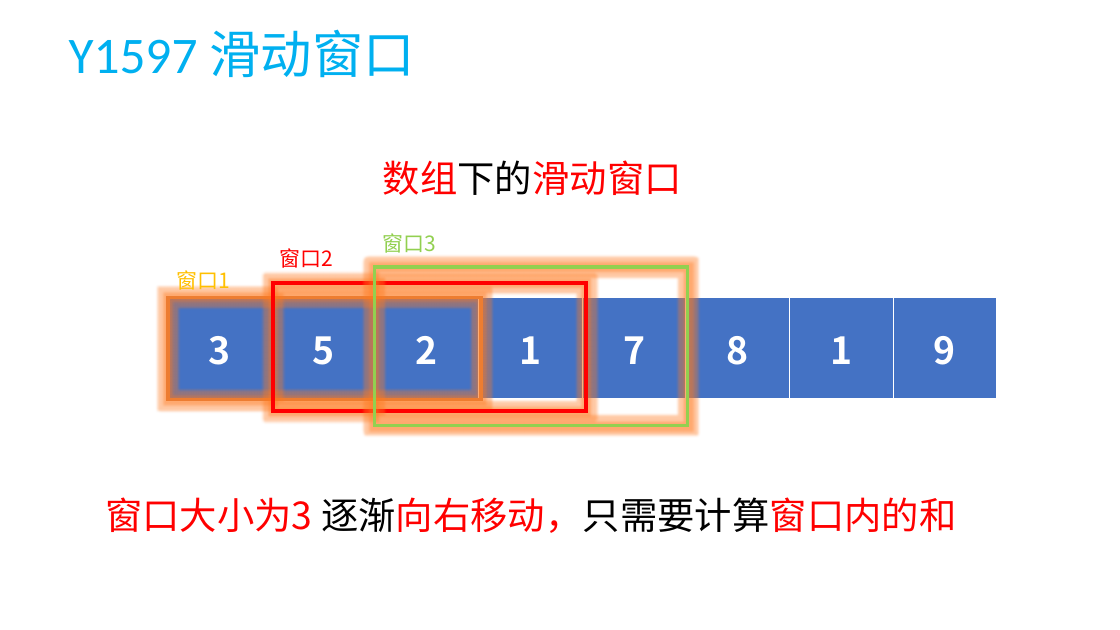
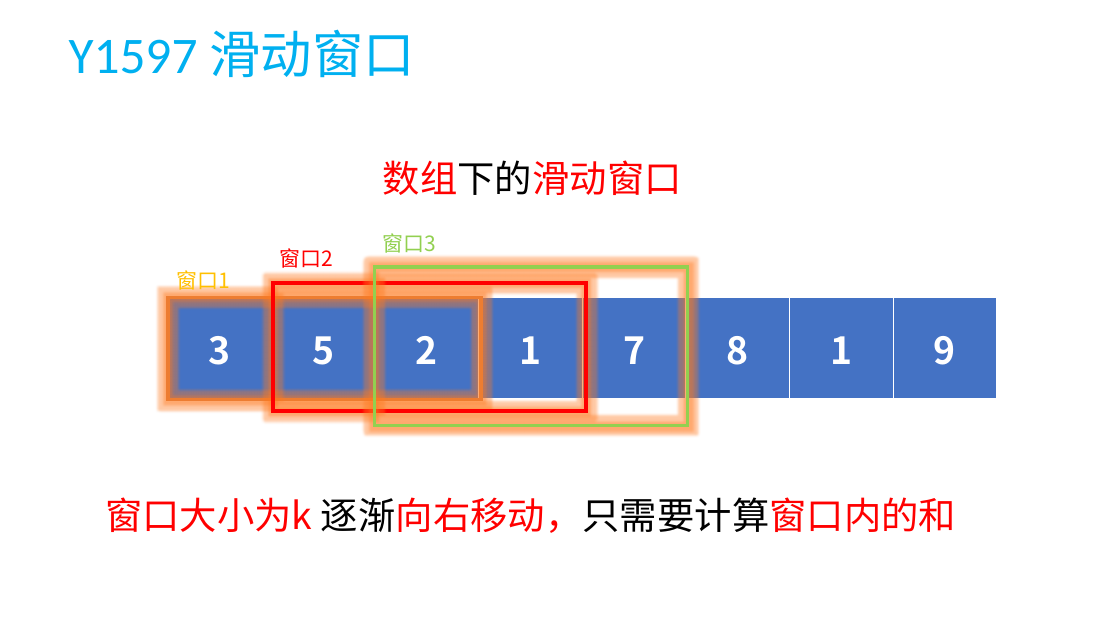
Before and after one commit to X-zy-0816/Volunteer-Work-Related, a slide deck: slide 43 of 蓝桥杯/蓝桥杯基础班第三课+第四课.pptx (slide 40 before the commit). Drawn at 1120x630 pixels with LibreOffice and Linux fonts; fonts in the diff are those of the drawing. Boxes give left, top, right and bottom in pixels: in the first picture for what was removed or moved away, otherwise in the second. Text is boxed around its words. In the diff, an @@ line names an element or a change of style, - is before the commit and + after.

```diff
--- a/蓝桥杯/蓝桥杯基础班第三课+第四课.pptx
+++ b/蓝桥杯/蓝桥杯基础班第三课+第四课.pptx
@@ text at [105, 497, 956, 533]: text changed @@
-窗口大小为3 逐渐向右移动，只需要计算窗口内的和
+窗口大小为k 逐渐向右移动，只需要计算窗口内的和
```
Also in this commit, not shown: 4 slides added, 8 other files.
